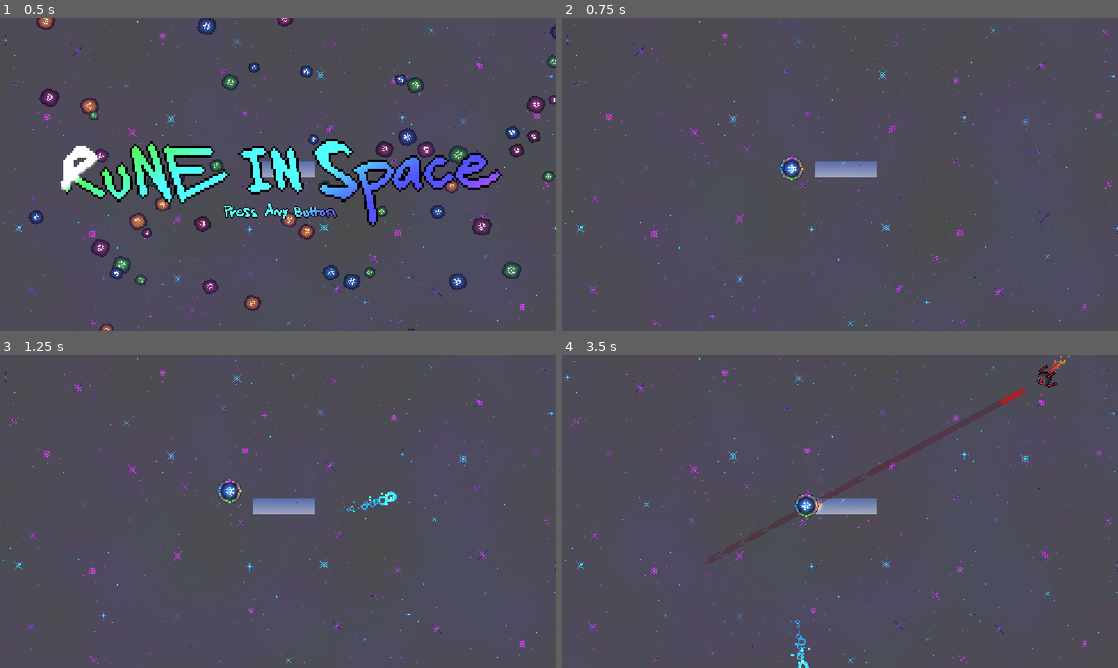
Above: before the commit, frames 1-4 (two rows, left to right).
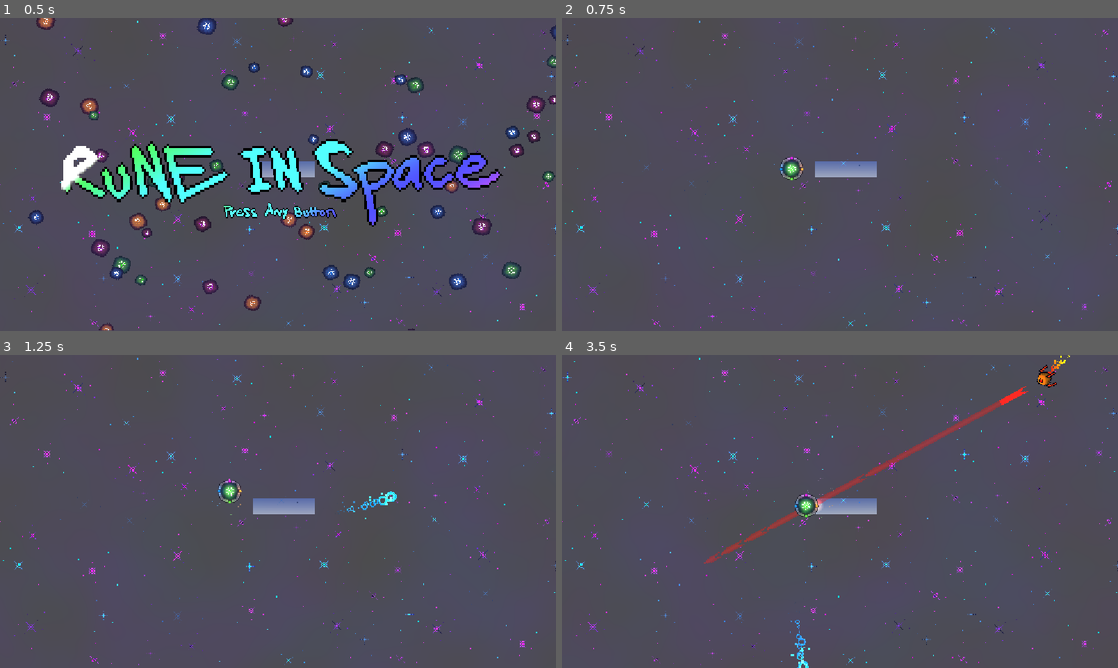
Above: after the commit, the same moments.

Repository: eee12342/New-Game
Game: Godot game, scene res://scenes/MainMenu.tscn
Same seed, same stepped clock (60 frames per second), same inputs: the game is played once before the commit and once after it.
Inputs (mouse positions are in pixels of both pictures, inside the frame that each line leads up to):
- Up to frame 1 (0.5 s): no input
- Up to frame 2 (0.75 s): move the mouse to (962, 158) at 0.52 s; tap A (colour1) at 0.6 s; click (962, 158) at 0.67 s
- Up to frame 3 (1.25 s): tap W (colour2) at 0.8 s
- Up to frame 4 (3.5 s): move the mouse to (728, 527) at 1.27 s; tap W (colour2) at 1.35 s; click (728, 527) at 1.42 s; tap D (colour3) at 1.55, 2.1 s; move the mouse to (895, 442) at 2.02 s; click (895, 442) at 2.17 s; tap S (colour4) at 2.3, 2.85 s; move the mouse to (812, 574) at 2.77 s; click (812, 574) at 2.92 s; tap A (colour1) at 3.05 s

Frame 1 is identical in both runs. In frame 2, 0.1% of the frame differs, in the area x 39-43%, y 45-51%; in frame 3, 0.1%; in frame 4, 1.3%, in the area x 25-92%, y 0-67%.

Commit message:
Enhance enemy colours & node properties
Add additional colour options and node tweaks for enemies.

- scenes/character/character.tscn: set default animation to "colour4"; hide Hitbox and an extra CollisionShape in the editor.
- scenes/enemy/enemy.gd: expand colours to include colour1..colour4; fix random range to randi_range(1, colour_chance) so colour-change chance works; add tween target colours for new options.
- scenes/enemy/enemy1/enemy1.tscn: add "enemies" group to Enemy node and change Hitbox group to "enemies".
- scenes/enemy/enemy2/enemy2.tscn: expose speed, max_health, and colour_chance as null for per-instance overrides.

These changes fix the colour-change bug, add more palette variants, and improve grouping and editor visibility.

Diff:
--- a/scenes/character/character.tscn
+++ b/scenes/character/character.tscn
@@ -97,7 +97,7 @@
 texture_filter = 1
 rotation = 1.5707964
 sprite_frames = SubResource("SpriteFrames_6nn2t")
-animation = &"colour1"
+animation = &"colour4"
 
 [node name="PointLight2D" type="PointLight2D" parent="Sprites/Sprite" unique_id=1284472976]
 energy = 2.0
@@ -222,12 +222,14 @@
 position = Vector2(22.5, 10)
 
 [node name="Hitbox" type="Area2D" parent="." unique_id=1989748303]
+visible = false
 collision_mask = 4
 
 [node name="CollisionShape2D" type="CollisionShape2D" parent="Hitbox" unique_id=1258400115]
 shape = SubResource("CircleShape2D_bhunq")
 
 [node name="CollisionShape2D" type="CollisionShape2D" parent="." unique_id=825170863]
+visible = false
 scale = Vector2(2.526, 2.526)
 shape = SubResource("CircleShape2D_cuyo6")
 
--- a/scenes/enemy/enemy.gd
+++ b/scenes/enemy/enemy.gd
@@ -9,7 +9,7 @@
 
 @export var colour_chance: int = 4
 
-var colours: Array = ["colour1"] # TODO: add more colours
+var colours: Array = ["colour1", "colour2", "colour3", "colour4"]
 var current_colour: String
 
 var player: CharacterBody2D
@@ -57,7 +57,7 @@
 
 
 func set_random_colour():
-	var will_change_colour = random.randi_range(0, colour_chance)
+	var will_change_colour = random.randi_range(1, colour_chance)
 	if will_change_colour != 1:
 		return
 
@@ -72,6 +72,13 @@
 	var end_colour
 	if chosen_colour == "colour1":
 		end_colour = Color(Color(0.477, 1.491, 4.416))
+	elif chosen_colour == "colour2":
+		end_colour = Color(4.332, 1.168, 1.869)
+	elif chosen_colour == "colour3":
+		end_colour = Color(3.294, 1.9, 0.0)
+	elif chosen_colour == "colour4":
+		end_colour = Color(1.265, 2.323, 0.506)
+
 	var colour_change_tween: Tween = create_tween()
 	colour_change_tween.tween_property(self, "modulate", end_colour, 0.5)
 
--- a/scenes/enemy/enemy1/enemy1.tscn
+++ b/scenes/enemy/enemy1/enemy1.tscn
@@ -102,7 +102,7 @@
 offsets = PackedFloat32Array(0.0065789474, 0.20833333, 0.4473684, 0.7017544, 1)
 colors = PackedColorArray(0.4862745, 0.08235294, 0.043137256, 1, 1, 0.08235294, 0.043137256, 1, 0.9019608, 0.3882353, 0.17254902, 1, 0.9019608, 0.6862745, 0.07450981, 1, 0.9019608, 0.6862745, 0.07450981, 0)
 
-[node name="Enemy" type="CharacterBody2D" unique_id=243331702 node_paths=PackedStringArray("animations", "hitbox")]
+[node name="Enemy" type="CharacterBody2D" unique_id=243331702 node_paths=PackedStringArray("animations", "hitbox") groups=["enemies"]]
 scale = Vector2(2, 2)
 collision_layer = 4
 collision_mask = 0
@@ -125,7 +125,7 @@
 scale = Vector2(1, 1.2)
 shape = SubResource("CircleShape2D_o6xl0")
 
-[node name="Hitbox" type="Area2D" parent="." unique_id=839653704 groups=["player_projectiles"]]
+[node name="Hitbox" type="Area2D" parent="." unique_id=839653704 groups=["enemies"]]
 collision_layer = 4
 collision_mask = 3
 
--- a/scenes/enemy/enemy2/enemy2.tscn
+++ b/scenes/enemy/enemy2/enemy2.tscn
@@ -32,6 +32,9 @@
 scale = Vector2(2, 2)
 collision_layer = 4
 script = ExtResource("1_dhsvk")
+speed = null
+max_health = null
+colour_chance = null
 
 [node name="Sprite" type="Sprite2D" parent="." unique_id=603739376]
 texture_filter = 1
